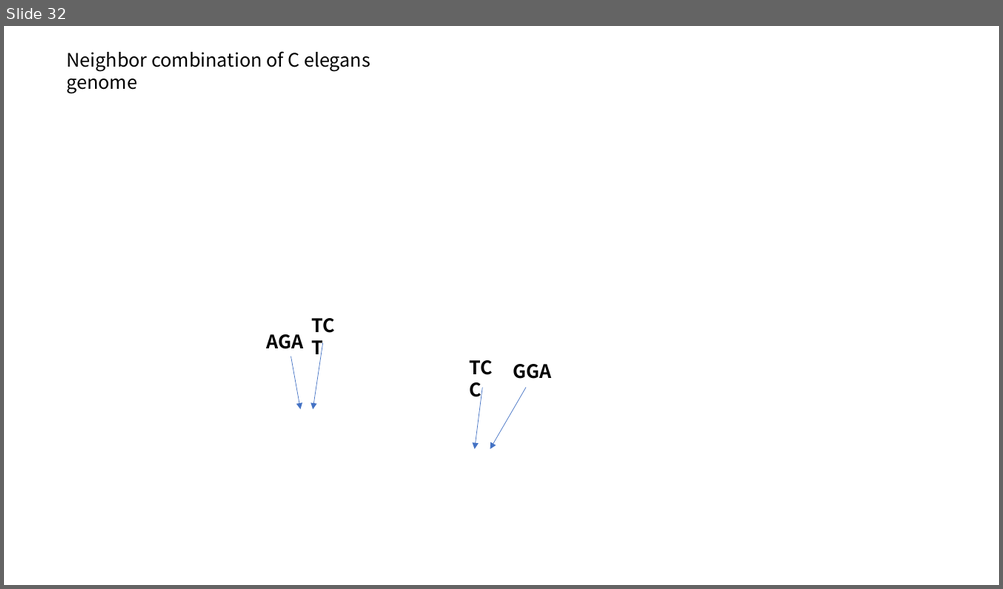
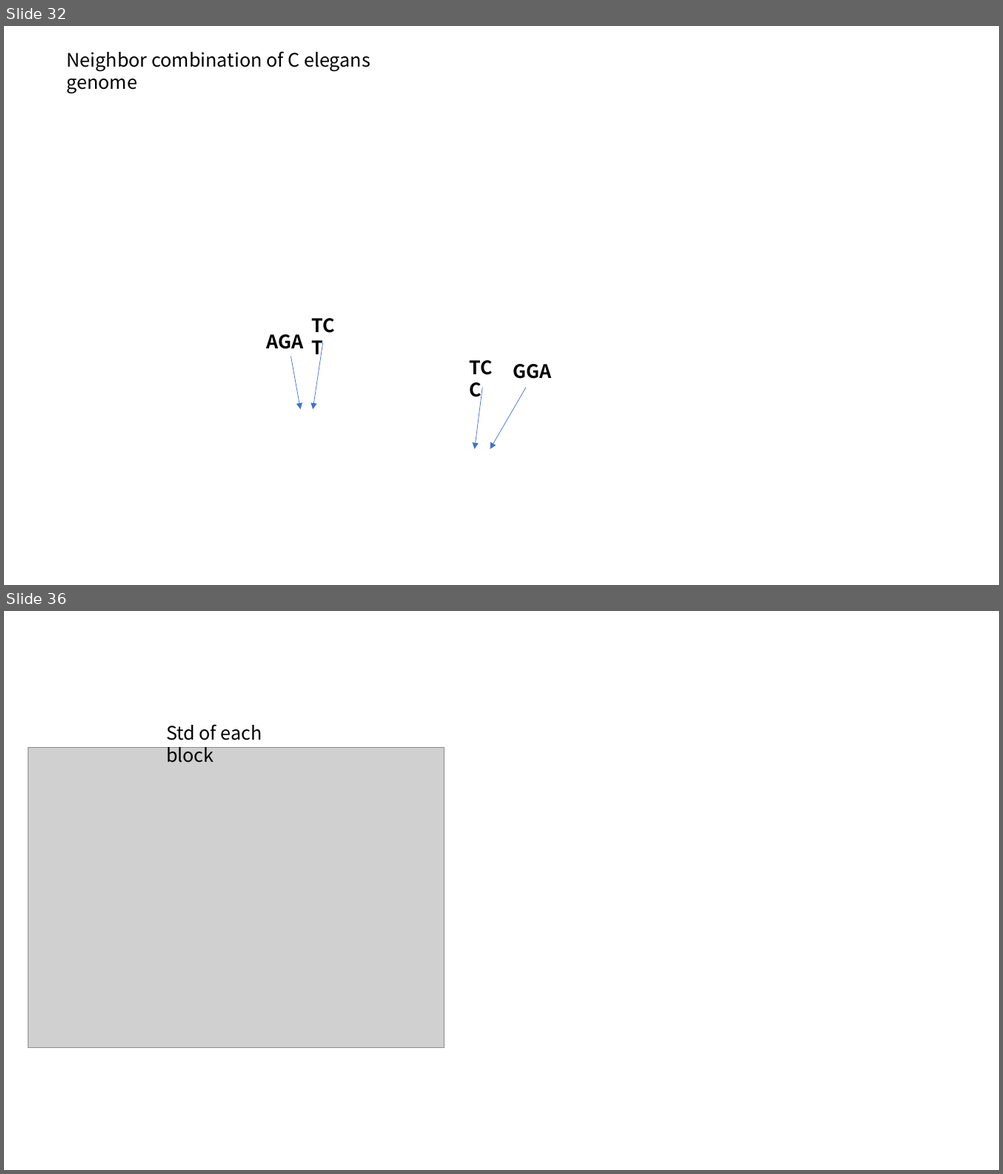
Before and after one commit to young55775/Genetorch-developing, a slide deck: discussion.pptx. Shown one above the other, each under a label of ours: slide 32 before the commit, slides 32 and 36 after it; the slides between them are not shown. The pictures are 1003x589 and 1003x1174 pixels, drawn with LibreOffice and Linux fonts; fonts in the diff are those of the drawing; grey boxes stand for pictures; background and template pictures are left out. Boxes give left, top, right and bottom in pixels: in the first picture for what was removed or moved away, otherwise in the second. Text is boxed around its words. In the diff, an @@ line names an element or a change of style, - is before the commit and + after.

```diff
--- a/discussion.pptx
+++ b/discussion.pptx
@@ slide 36 added at [4, 611, 999, 1170], background #FFFFFF @@
@@ text added at [166, 724, 262, 763], 18 pt, text #000000 @@
+Std of each block
@@ picture added at [28, 748, 444, 1048] @@
```
Also in this commit, not shown: 3 other slides added, 3 other files.
